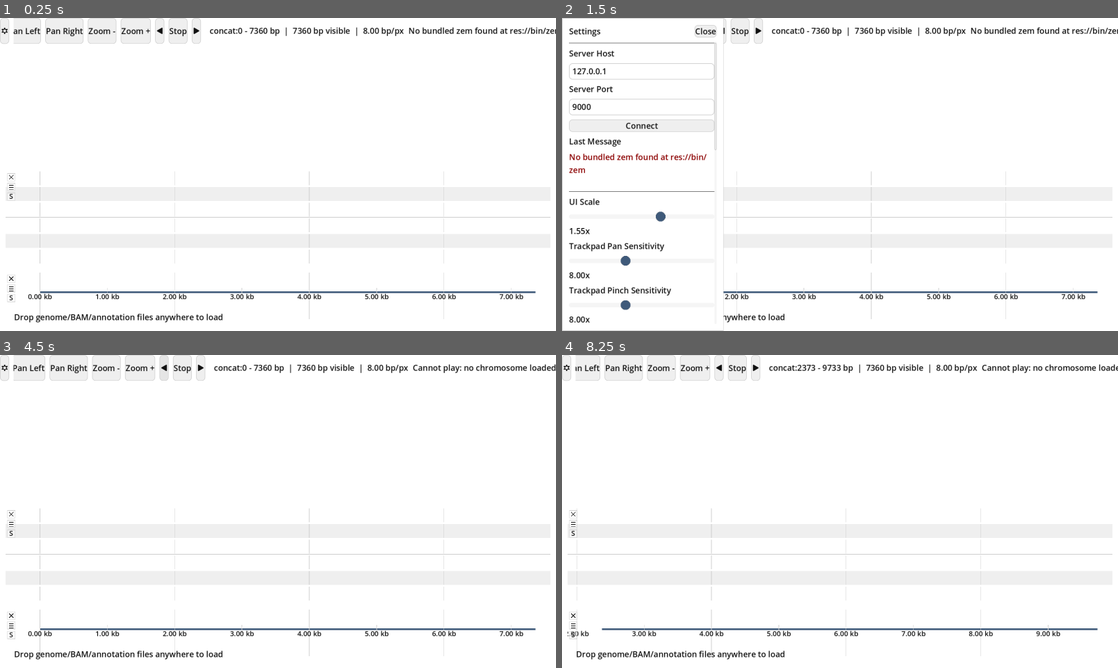
Above: before the commit, frames 1-4 (two rows, left to right).
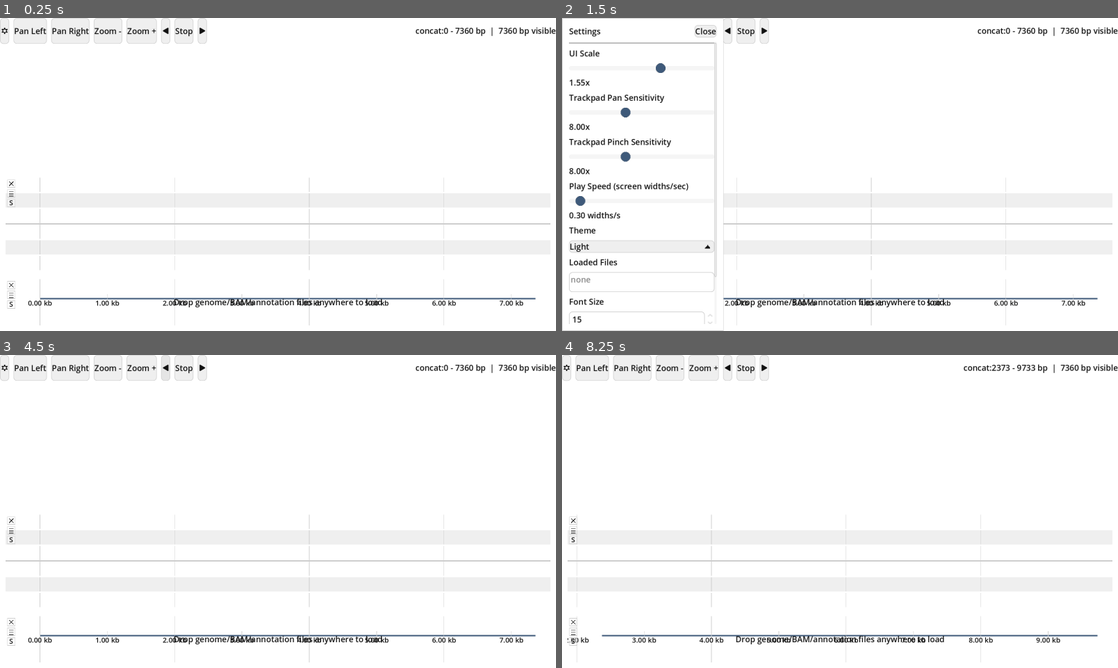
Above: after the commit, the same moments.

Repository: martinghunt/seqhiker
Game: Godot game, scene res://scenes/Main.tscn
Same seed, same stepped clock (60 frames per second), same inputs: the game is played once before the commit and once after it.
Inputs (mouse positions are in pixels of both pictures, inside the frame that each line leads up to):
- Up to frame 1 (0.25 s): no input
- Up to frame 2 (1.5 s): click "C" at 0.5 s; click "Pan Left" at 1.25 s
- Up to frame 3 (4.5 s): click "Pan Right" at 2 s; click "Zoom -" at 2.75 s; click "Zoom +" at 3.5 s; click "B" at 4.25 s
- Up to frame 4 (8.25 s): click "Stop" at 5 s; click "A" at 5.75 s; tap Enter at 6.5, 8 s; drag from (840, 524) to (895, 442) at 6.52 s; tap Space at 7.25 s; drag from (728, 527) to (812, 574) at 7.27 s; move the mouse to (895, 442) at 8.02 s; hold Right from 8.03 s (still down)

The runs differ from the first frame. In frame 1, 4.6% of the frame differs, in the area x 1-100%, y 0-99%; in frame 2, 6.6%, in the area x 1-100%, y 0-98%; in frame 3, 4.6%; in frame 4, 4.6%.

Commit message:
Move some things into debug section

Diff:
--- a/scripts/genome_view.gd
+++ b/scripts/genome_view.gd
@@ -20,7 +20,7 @@
 const TRACK_RIGHT_PAD := 28.0
 const TOP_PAD := 16.0
 const PANEL_GAP := 14.0
-const BOTTOM_PAD := 12.0
+const BOTTOM_PAD := 0.0
 const READ_ROW_H := 8.0
 const READ_ROW_GAP := 4.0
 const SNP_MARK_MAX_BP_PER_PX := 1.5
@@ -1417,10 +1417,17 @@
 		grid += step
 
 func _draw_file_status() -> void:
-	if loaded_files.is_empty():
-		draw_string(get_theme_default_font(), Vector2(16, size.y - 10), "Drop genome/BAM/annotation files anywhere to load", HORIZONTAL_ALIGNMENT_LEFT, -1, _font_size_medium, palette["text"])
-	else:
-		draw_string(get_theme_default_font(), Vector2(16, size.y - 10), "Loaded files: %d" % loaded_files.size(), HORIZONTAL_ALIGNMENT_LEFT, -1, _font_size_medium, palette["text"])
+	if not loaded_files.is_empty():
+		return
+	var genome_area := _track_rect(TRACK_ID_GENOME)
+	if genome_area.size.x <= 0.0 or genome_area.size.y <= 0.0:
+		return
+	var font := get_theme_default_font()
+	var msg := "Drop genome/BAM/annotation files anywhere to load"
+	var text_w := font.get_string_size(msg, HORIZONTAL_ALIGNMENT_LEFT, -1, _font_size_medium).x
+	var x := genome_area.position.x + (genome_area.size.x - text_w) * 0.5
+	var y := genome_area.position.y + genome_area.size.y * 0.5 + _font_size_medium * 0.35
+	draw_string(font, Vector2(x, y), msg, HORIZONTAL_ALIGNMENT_LEFT, -1, _font_size_medium, palette["text"])
 
 func _draw_nucleotide_letters(_top_y: float, line_y: float) -> void:
 	if reference_sequence.is_empty():
--- a/scripts/main.gd
+++ b/scripts/main.gd
@@ -40,6 +40,7 @@
 const DEFAULT_UI_FONT_SIZE := 15
 const MIN_UI_FONT_SIZE := 9
 const MAX_UI_FONT_SIZE := 24
+const FILE_LIST_PLACEHOLDER := "none"
 
 @onready var background: ColorRect = $Background
 @onready var genome_view: Control = $Root/ContentMargin/GenomeView
@@ -74,10 +75,14 @@
 @onready var theme_option: OptionButton = $SettingsPanel/SettingsMargin/SettingsLayout/SettingsScroll/SettingsContent/ThemeOption
 @onready var settings_content: VBoxContainer = $SettingsPanel/SettingsMargin/SettingsLayout/SettingsScroll/SettingsContent
 @onready var file_list: ItemList = $SettingsPanel/SettingsMargin/SettingsLayout/SettingsScroll/SettingsContent/FileList
+@onready var server_label: Label = $SettingsPanel/SettingsMargin/SettingsLayout/SettingsScroll/SettingsContent/ServerLabel
 @onready var host_edit: LineEdit = $SettingsPanel/SettingsMargin/SettingsLayout/SettingsScroll/SettingsContent/HostEdit
+@onready var port_label: Label = $SettingsPanel/SettingsMargin/SettingsLayout/SettingsScroll/SettingsContent/PortLabel
 @onready var port_edit: LineEdit = $SettingsPanel/SettingsMargin/SettingsLayout/SettingsScroll/SettingsContent/PortEdit
 @onready var connect_button: Button = $SettingsPanel/SettingsMargin/SettingsLayout/SettingsScroll/SettingsContent/ConnectButton
+@onready var status_title_label: Label = $SettingsPanel/SettingsMargin/SettingsLayout/SettingsScroll/SettingsContent/StatusTitle
 @onready var status_message_label: Label = $SettingsPanel/SettingsMargin/SettingsLayout/SettingsScroll/SettingsContent/StatusMessageLabel
+@onready var server_separator: HSeparator = $SettingsPanel/SettingsMargin/SettingsLayout/SettingsScroll/SettingsContent/ServerSeparator
 @onready var close_settings_button: Button = $SettingsPanel/SettingsMargin/SettingsLayout/SettingsHeader/CloseSettingsButton
 
 var _settings_open := false
@@ -175,6 +180,10 @@
 var _dbg_ann_features_examined := 0
 var _dbg_ann_features_out := 0
 var _dbg_ann_fetch_time_ms := 0.0
+var _last_status_message := "Disconnected"
+var _last_status_is_error := false
+var _last_viewport_message := "0 - 0 bp  |  0 bp visible"
+var _last_bp_per_px_message := "0.00 bp/px"
 
 func _ready() -> void:
 	_zem = ZemClientScript.new()
@@ -184,10 +193,11 @@
 	_setup_font_size_control()
 	_setup_read_view_controls()
 	_setup_sequence_controls()
-	_setup_track_order_controls()
 	_setup_debug_controls()
 	_setup_track_settings_panel()
 	_connect_ui()
+	_hide_server_settings_section()
+	_refresh_file_list_ui()
 	_load_or_init_config()
 	_apply_gc_plot_y_scale()
 	_apply_depth_plot_y_scale()
@@ -200,6 +210,10 @@
 	_on_trackpad_pinch_changed(trackpad_pinch_slider.value)
 	_on_play_speed_changed(play_speed_slider.value)
 	_setup_fetch_timer()
+	if server_status_label != null:
+		server_status_label.visible = false
+	if viewport_label != null:
+		viewport_label.visible = true
 	call_deferred("_initialize_settings_panel")
 	call_deferred("_startup_connect_local_zem")
 	if get_window().has_signal("files_dropped"):
@@ -241,6 +255,16 @@
 	_fetch_timer.wait_time = 0.08
 	_fetch_timer.timeout.connect(_on_fetch_timer_timeout)
 	add_child(_fetch_timer)
+
+func _hide_server_settings_section() -> void:
+	server_label.visible = false
+	host_edit.visible = false
+	port_label.visible = false
+	port_edit.visible = false
+	connect_button.visible = false
+	status_title_label.visible = false
+	status_message_label.visible = false
+	server_separator.visible = false
 
 func _setup_theme_selector() -> void:
 	theme_option.clear()
@@ -289,7 +313,8 @@
 	theme_option.item_selected.connect(_on_theme_selected)
 	feature_close_button.pressed.connect(_close_feature_panel)
 	_show_full_region_checkbox.toggled.connect(_on_show_full_region_toggled)
-	_track_order_list.gui_input.connect(_on_track_order_list_gui_input)
+	if _track_order_list != null:
+		_track_order_list.gui_input.connect(_on_track_order_list_gui_input)
 	_seq_view_option.item_selected.connect(_on_seq_view_selected)
 	_seq_option.item_selected.connect(_on_seq_selected)
 	_concat_gap_spin.value_changed.connect(_on_concat_gap_changed)
@@ -332,7 +357,11 @@
 	_last_start = start_bp
 	_last_end = end_bp
 	_last_bp_per_px = bp_per_px
-	viewport_label.text = _format_viewport_label(start_bp, end_bp, bp_per_px)
+	_last_viewport_message = _format_viewport_label(start_bp, end_bp, bp_per_px)
+	_last_bp_per_px_message = "%.2f bp/px" % bp_per_px
+	viewport_label.text = _last_viewport_message
+	if _debug_enabled:
+		_update_debug_stats_label()
 	var show_aa: bool = bool(genome_view.is_track_visible(TRACK_AA))
 	var show_genome: bool = bool(genome_view.is_track_visible(TRACK_GENOME))
 	var need_reference: bool = bool(genome_view.needs_reference_data(show_aa, show_genome))
@@ -360,19 +389,17 @@
 		span_bp = maxi(0, _selection_end - _selection_start + 1)
 		span_text = "selected"
 	if _seq_view_mode != SEQ_VIEW_CONCAT:
-		return "%s:%d - %d bp  |  %d bp %s  |  %.2f bp/px" % [_current_chr_name, coord_start, coord_end, span_bp, span_text, bp_per_px]
+		return "%s:%d - %d bp  |  %d bp %s" % [_current_chr_name, coord_start, coord_end, span_bp, span_text]
 	var overlaps := _segments_overlapping(coord_start, coord_end)
 	if overlaps.is_empty():
-		return "concat:%d - %d bp  |  %d bp %s  |  %.2f bp/px" % [coord_start, coord_end, span_bp, span_text, bp_per_px]
+		return "concat:%d - %d bp  |  %d bp %s" % [coord_start, coord_end, span_bp, span_text]
 	if overlaps.size() == 1:
 		var seg := overlaps[0]
-		return "%s:%d - %d bp  |  %d bp %s  |  %.2f bp/px" % [
+		return "%s:%d - %d bp  |  %d bp %s" % [
 			str(seg.get("name", "chr")),
 			int(seg.get("local_start", 0)),
 			int(seg.get("local_end", 0)),
-			span_bp,
-			span_text,
-			bp_per_px
+			span_bp, span_text
 		]
 	var first := overlaps[0]
 	var last := overlaps[overlaps.size() - 1]
@@ -386,7 +413,7 @@
 	]
 	if overlaps.size() > 2:
 		prefix += " (+%d)" % (overlaps.size() - 2)
-	return "%s  |  %d bp %s  |  %.2f bp/px" % [prefix, span_bp, span_text, bp_per_px]
+	return "%s  |  %d bp %s" % [prefix, span_bp, span_text]
 
 func _on_region_selection_changed(active: bool, start_bp: int, end_bp: int) -> void:
 	_selection_active = active
@@ -396,7 +423,10 @@
 	else:
 		_selection_start = 0
 		_selection_end = 0
-	viewport_label.text = _format_viewport_label(_last_start, _last_end, _last_bp_per_px)
+	_last_viewport_message = _format_viewport_label(_last_start, _last_end, _last_bp_per_px)
+	viewport_label.text = _last_viewport_message
+	if _debug_enabled:
+		_update_debug_stats_label()
 
 func _toggle_settings() -> void:
 	_settings_open = not _settings_open
@@ -664,7 +694,12 @@
 	var draw_stats: Dictionary = genome_view.annotation_debug_stats()
 	var scope_count := _annotation_scope_count(_current_chr_id)
 	var preload_active := _annotation_preload_threshold > 0 and scope_count > 0 and scope_count <= _annotation_preload_threshold
-	_debug_stats_label.text = "Ann tiles req=%d, cache_hit=%d (%.1f%%), queried=%d\nAnn feats in=%d, out=%d, fetch=%.2fms\nAnn draw seen=%d, drawn=%d, labels=%d, hitboxes=%d, draw=%.2fms" % [
+	var status_prefix := "ERROR" if _last_status_is_error else "OK"
+	_debug_stats_label.text = "Server [%s]: %s\nViewport: %s\nScale: %s\nAnn tiles req=%d, cache_hit=%d (%.1f%%), queried=%d\nAnn feats in=%d, out=%d, fetch=%.2fms\nAnn draw seen=%d, drawn=%d, labels=%d, hitboxes=%d, draw=%.2fms" % [
+		status_prefix,
+		_last_status_message,
+		_last_viewport_message,
+		_last_bp_per_px_message,
 		_dbg_ann_tile_requests,
 		_dbg_ann_tile_cache_hits,
 		hit_pct,
@@ -730,6 +765,8 @@
 	_refresh_track_order_list(genome_view.get_track_order(), drop_idx)
 
 func _refresh_track_order_list(order: PackedStringArray, select_idx: int = -1) -> void:
+	if _track_order_list == null:
+		return
 	_track_order_list.clear()
 	for id in order:
 		_track_order_list.add_item(_track_label_for_id(str(id)))
@@ -1117,8 +1154,11 @@
 	if dropped_fasta:
 		_reset_loaded_state()
 	for f in files:
+		if _is_file_list_placeholder():
+			file_list.clear()
 		if not _file_list_has(f):
 			file_list.add_item(f)
+	_refresh_file_list_ui()
 	genome_view.load_files(files)
 	if not _ensure_server_connected():
 		return
@@ -1976,10 +2016,29 @@
 	return clampi(z, 0, 16)
 
 func _file_list_has(path: String) -> bool:
+	if _is_file_list_placeholder():
+		return false
 	for i in range(file_list.item_count):
 		if file_list.get_item_text(i) == path:
 			return true
 	return false
+
+func _is_file_list_placeholder() -> bool:
+	return file_list.item_count == 1 and file_list.get_item_text(0) == FILE_LIST_PLACEHOLDER
+
+func _refresh_file_list_ui() -> void:
+	if file_list == null:
+		return
+	file_list.size_flags_vertical = Control.SIZE_FILL
+	if file_list.item_count == 0:
+		file_list.add_item(FILE_LIST_PLACEHOLDER)
+		file_list.set_item_disabled(0, true)
+	var font := file_list.get_theme_font("font")
+	var font_size := file_list.get_theme_font_size("font_size")
+	var row_h := 20.0
+	if font != null and font_size > 0:
+		row_h = maxf(16.0, font.get_height(font_size) + 6.0)
+	file_list.custom_minimum_size.y = row_h * float(file_list.item_count) + 8.0
 
 func _has_fasta(files: PackedStringArray) -> bool:
 	for path in files:
@@ -1997,6 +2056,7 @@
 
 func _reset_loaded_state() -> void:
 	file_list.clear()
+	_refresh_file_list_ui()
 	_current_chr_id = -1
 	_current_chr_name = ""
 	_current_chr_len = 0
@@ -2037,11 +2097,13 @@
 	return remaining_left <= threshold or remaining_right <= threshold
 
 func _set_status(message: String, is_error: bool = false) -> void:
-	server_status_label.text = message
-	server_status_label.tooltip_text = message
+	_last_status_message = message
+	_last_status_is_error = is_error
 	status_message_label.text = message
 	status_message_label.tooltip_text = message
 	status_message_label.add_theme_color_override("font_color", _theme_error_color if is_error else _theme_text_color)
+	if _debug_enabled:
+		_update_debug_stats_label()
 
 func _load_or_init_config() -> void:
 	var cfg := ConfigFile.new()
